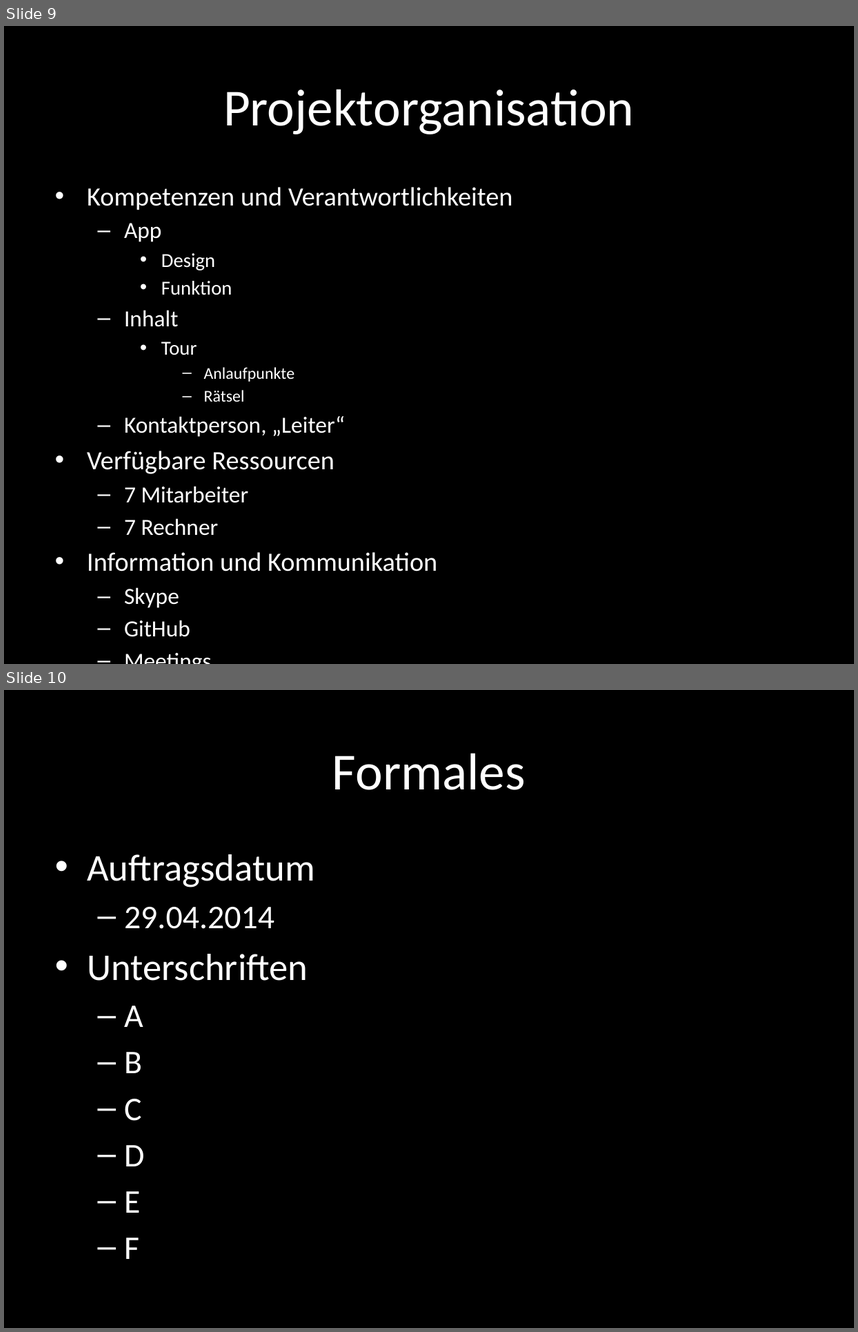
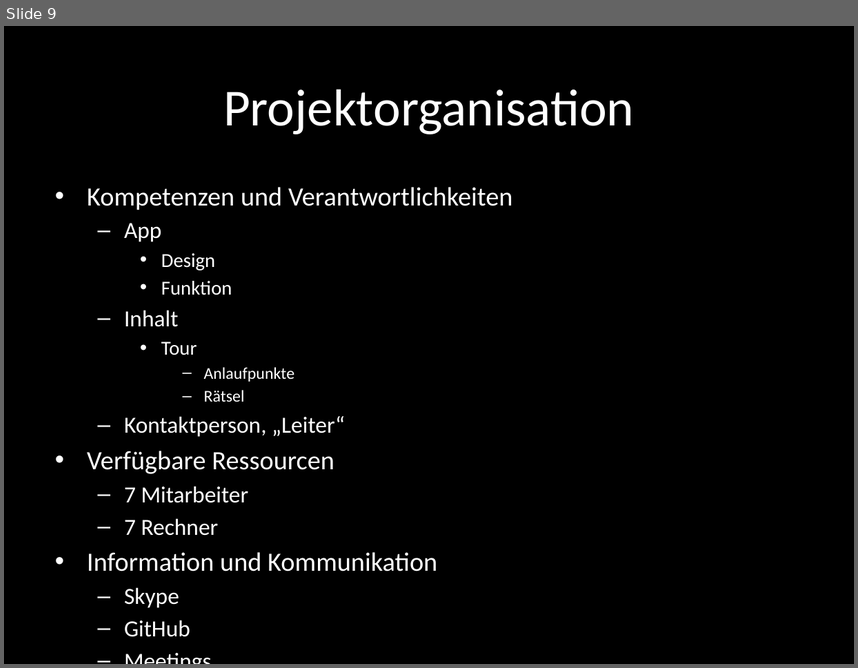
Before and after one commit to grossstadtjungle2/orga, a slide deck: Projektauftrag.pptx. Shown one above the other, each under a label of ours: slides 9 and 10 before the commit, slide 9 after it. The pictures are 858x1332 and 858x668 pixels, drawn with LibreOffice and Linux fonts; fonts in the diff are those of the drawing. Boxes give left, top, right and bottom in pixels: in the first picture for what was removed or moved away, otherwise in the second. Text is boxed around its words. In the diff, an @@ line names an element or a change of style, - is before the commit and + after.

```diff
--- a/Projektauftrag.pptx
+++ b/Projektauftrag.pptx
@@ slide 10 removed at [4,690,854,1328], background #000000 @@
@@ title removed at [332,753,526,790] @@
-Formales
@@ text removed at [87,854,315,1259] @@
-• Auftragsdatum
-  – 29.04.2014
-• Unterschriften
-  – A
-  – B
-  – C
-  – D
-  – E
-  – F
```
Also in this commit, not shown: 1 slide changed.
